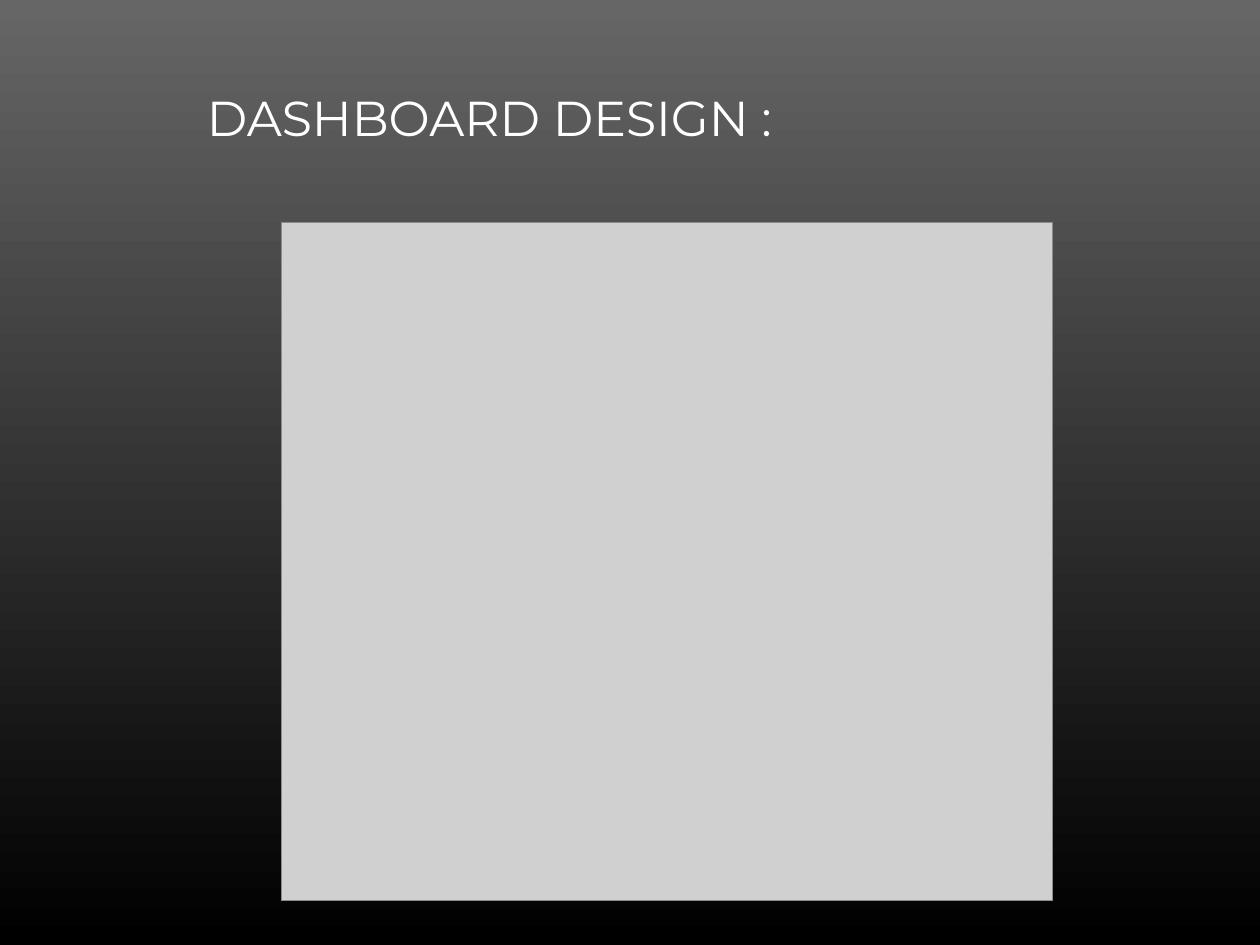
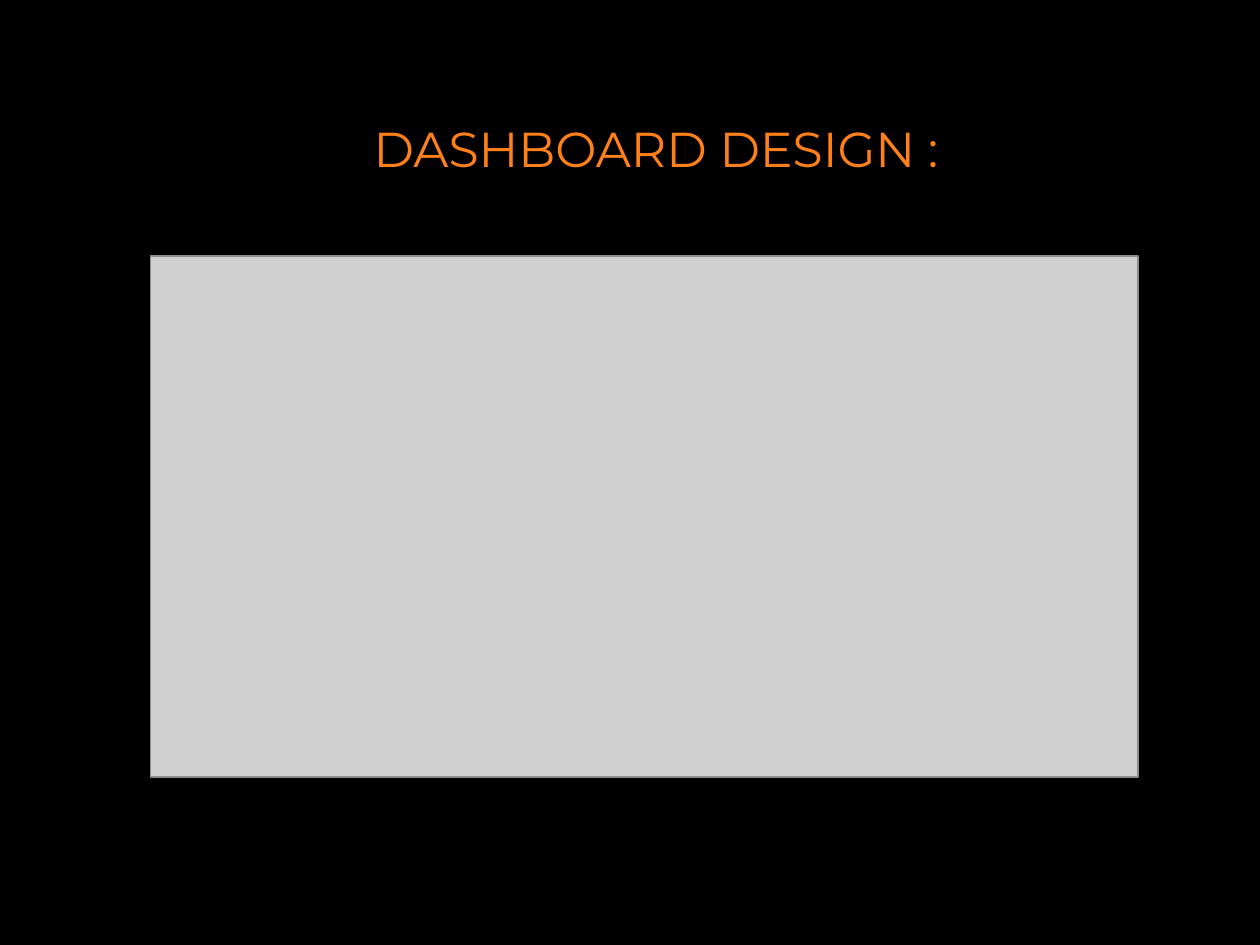
Before and after one commit to RafiaBonna/core_php, a slide deck: slide 11 of project_proposal/rafiabonna.pptx. Drawn at 1260x945 pixels with LibreOffice and Linux fonts; fonts in the diff are those of the drawing; grey boxes stand for pictures; background and template pictures are left out. Boxes give left, top, right and bottom in pixels: in the first picture for what was removed or moved away, otherwise in the second. Text is boxed around its words. In the diff, an @@ line names an element or a change of style, - is before the commit and + after.

```diff
--- a/project_proposal/rafiabonna.pptx
+++ b/project_proposal/rafiabonna.pptx
@@ background picture (left out) to #000000 @@
@@ text "DASHBOARD DESIGN :": place and size @@
-text "DASHBOARD DESIGN :" at [207,101,749,137]
+text "DASHBOARD DESIGN :" at [374,132,916,168]
@@ text "DASHBOARD DESIGN :" at [374,132,916,168]: text colour #FFFFFF to #FE801A @@
@@ picture: place and size @@
-picture at [282,222,1053,900]
+picture at [150,256,1138,777]
```
Also in this commit, not shown: 15 other slides changed, 2 slides added, 2 slides removed, 6 other files.
